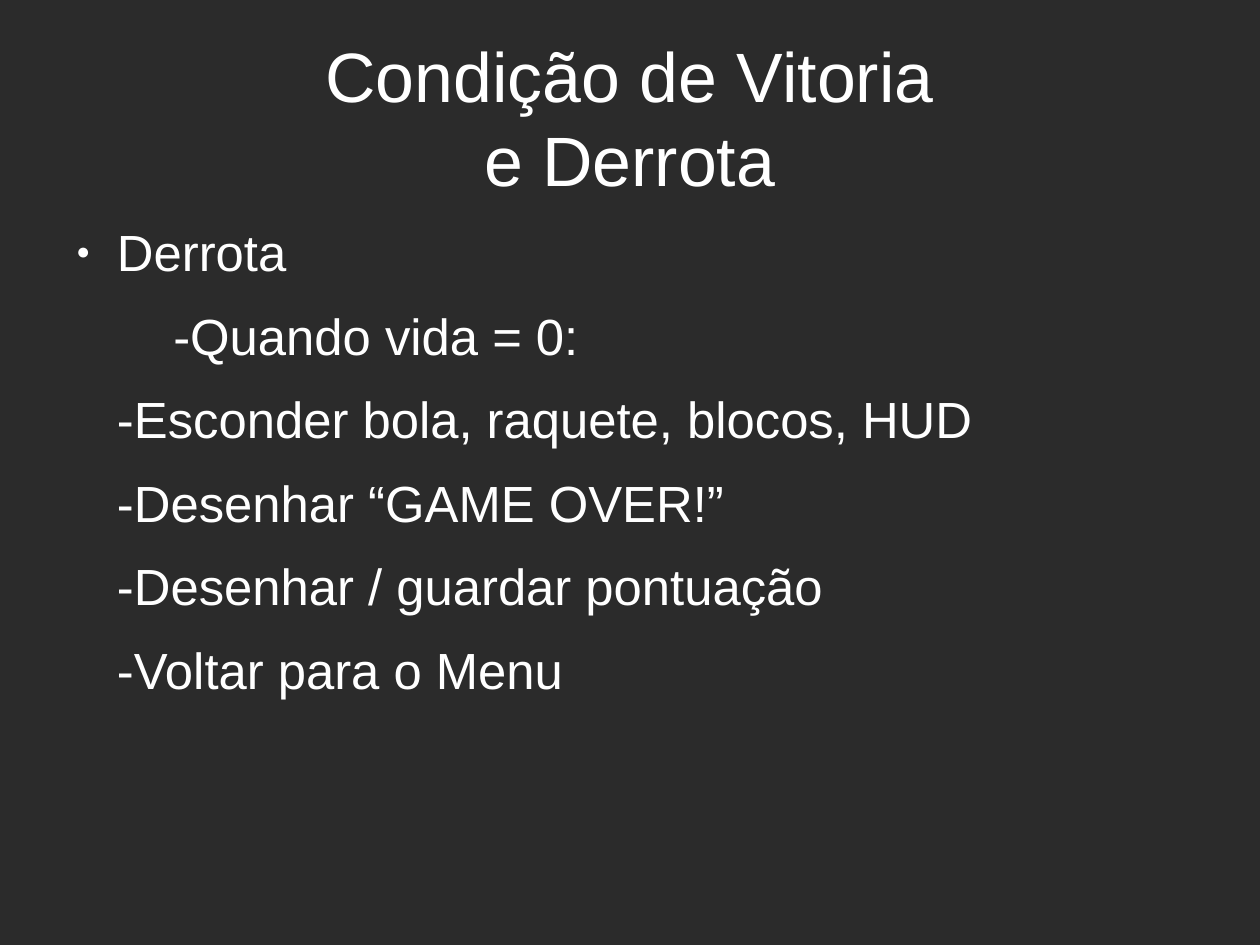
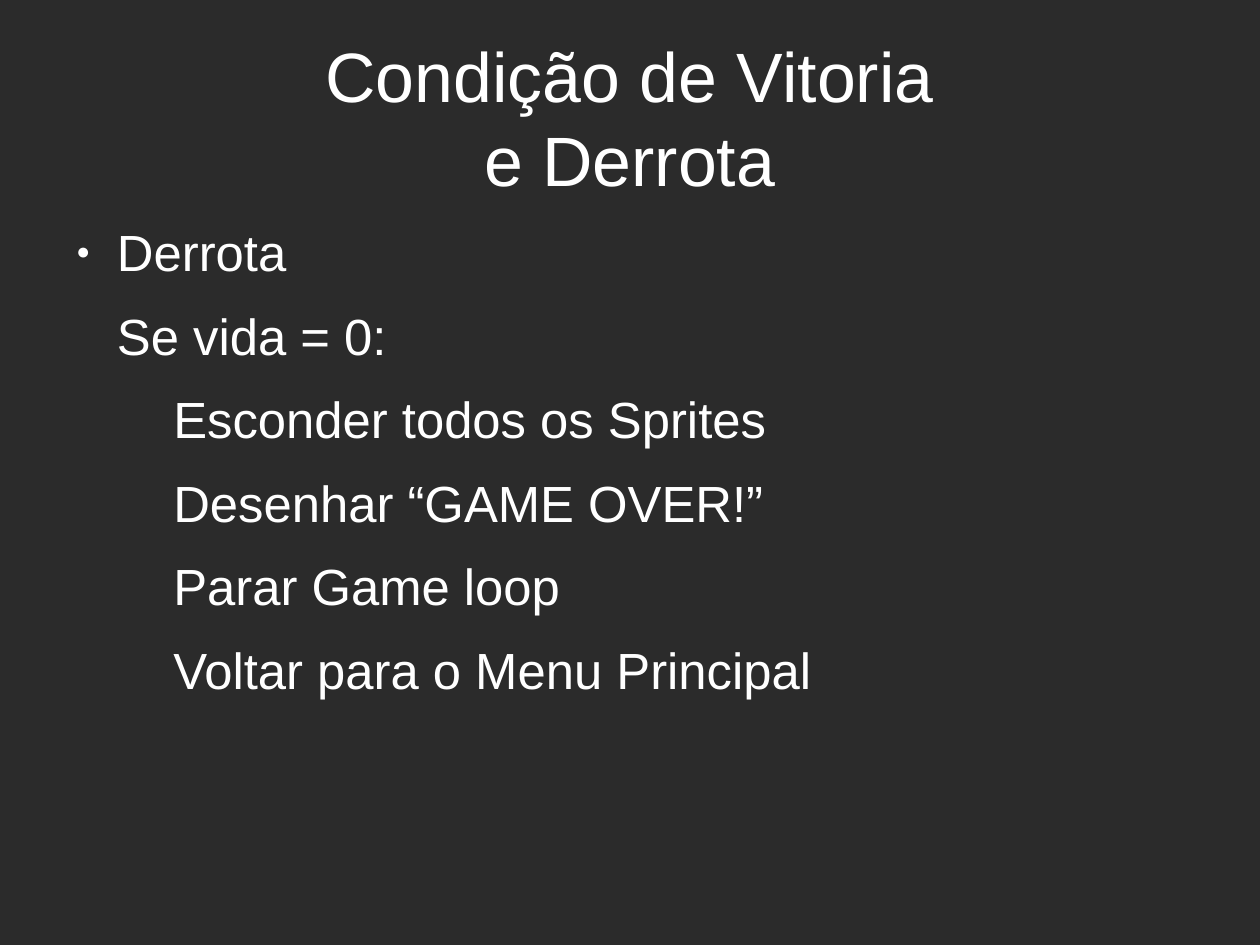
Before and after one commit to Vinicius-Soares/breakoutpy, a slide deck: slide 5 of slide_breakout.odp. Drawn at 1260x945 pixels with LibreOffice and Linux fonts; fonts in the diff are those of the drawing; background and template pictures are left out; a plain dark background stands for a picture behind light text. Boxes give left, top, right and bottom in pixels: in the first picture for what was removed or moved away, otherwise in the second. Text is boxed around its words. In the diff, an @@ line names an element or a change of style, - is before the commit and + after.

```diff
--- a/slide_breakout.odp
+++ b/slide_breakout.odp
@@ text at (117, 318, 811, 699): text changed @@
--Quando vida = 0:
--Esconder bola, raquete, blocos, HUD
--Desenhar “GAME OVER!”
--Desenhar / guardar pontuação
--Voltar para o Menu
+Se vida = 0:
+Esconder todos os Sprites
+Desenhar “GAME OVER!”
+Parar Game loop
+Voltar para o Menu Principal
```
Also in this commit, not shown: 3 other slides changed, 1 other file.
